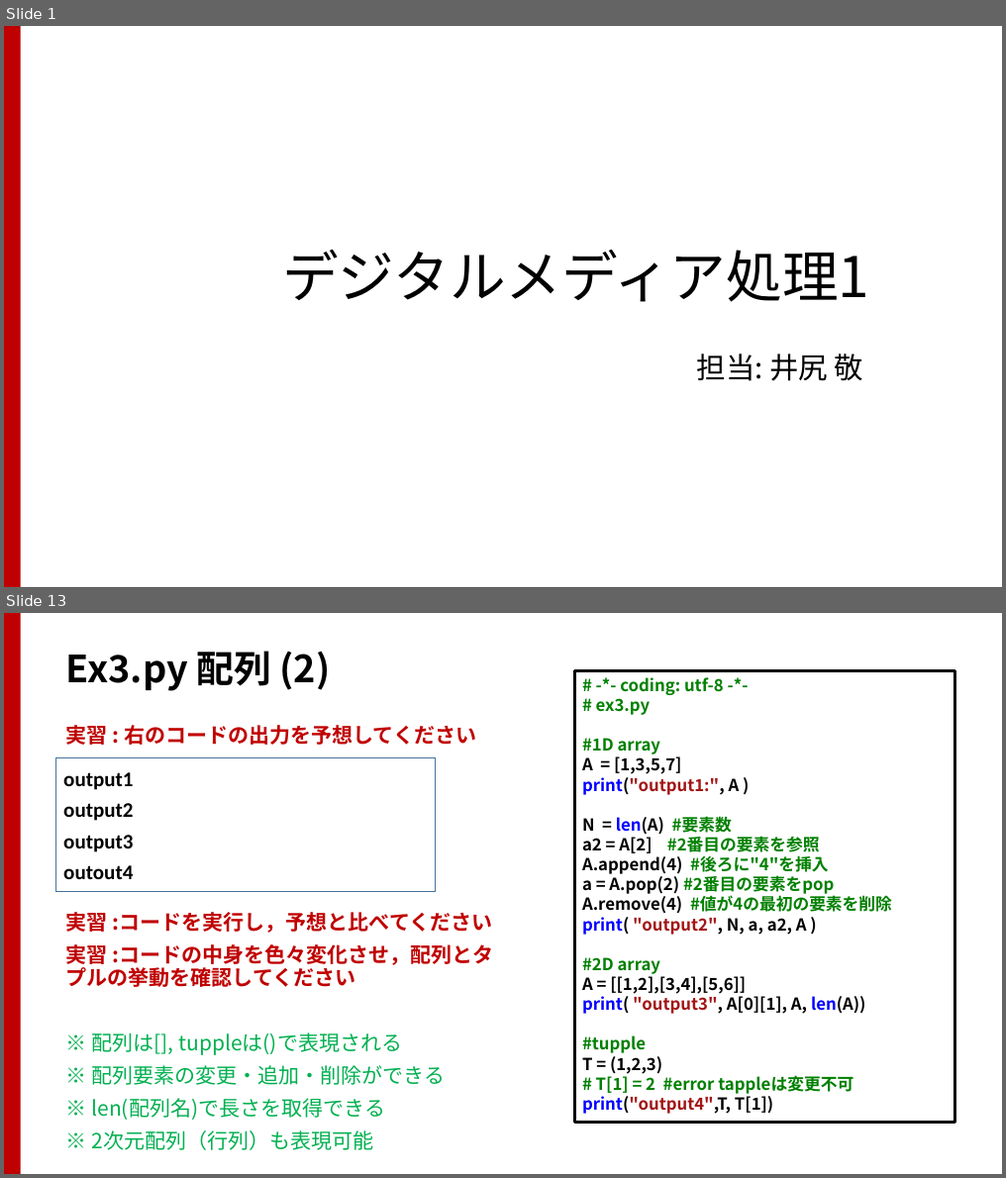
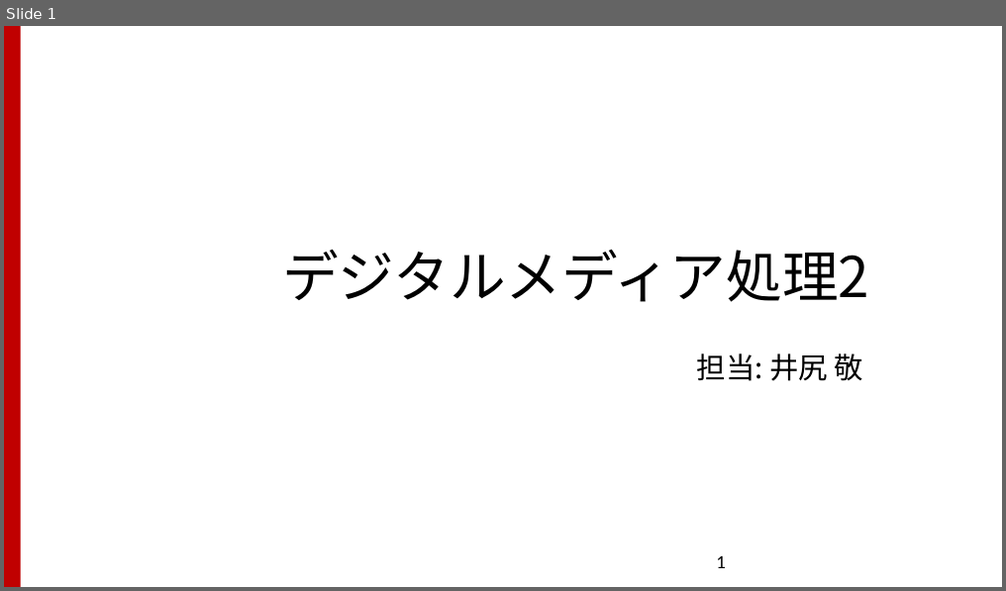
Before and after one commit to TakashiIjiri/TakashiIjiri.github.io, a slide deck: classes/dm2018_2/dm2_7.pptx. Shown one above the other, each under a label of ours: slides 1 and 13 before the commit, slide 1 after it; the slides between them are not shown. The pictures are 1006x1178 and 1006x591 pixels, drawn with LibreOffice and Linux fonts; fonts in the diff are those of the drawing. Boxes give left, top, right and bottom in pixels: in the first picture for what was removed or moved away, otherwise in the second. Text is boxed around its words. In the diff, an @@ line names an element or a change of style, - is before the commit and + after.

```diff
--- a/classes/dm2018_2/dm2_7.pptx
+++ b/classes/dm2018_2/dm2_7.pptx
@@ slide 13 removed at box(4, 613, 1002, 1174), background #FFFFFF; not listed: 1 template element that a slide beside it also shows @@
@@ title removed at box(66, 651, 331, 691) @@
-Ex3.py 配列 (2)
@@ rectangle removed at box(575, 671, 955, 1122) @@
-# -*- coding: utf-8 -*-
-# ex3.py
-#1D array
-A = [1,3,5,7]
-print("output1:", A )
-N = len(A) #要素数
-a2 = A[2] #2番目の要素を参照
-A.append(4) #後ろに"4"を挿入
-a = A.pop(2) #2番目の要素をpop
-A.remove(4) #値が4の最初の要素を削除
-print( "output2", N, a, a2, A )
-#2D array
-A = [[1,2],[3,4],[5,6]]
-print( "output3", A[0][1], A, len(A))
-#tupple
-T = (1,2,3)
-# T[1] = 2 #error tappleは変更不可
-print("output4",T, T[1])
@@ text removed at box(66, 725, 494, 1151) @@
-実習 : 右のコードの出力を予想してください
-実習 :コードを実行し，予想と比べてください
-実習 :コードの中身を色々変化させ，配列とタプルの挙動を確認してください
-※ 配列は[], tuppleは()で表現される
-※ 配列要素の変更・追加・削除ができる
-※ len(配列名)で長さを取得できる
-※ 2次元配列（行列）も表現可能
@@ rectangle removed at box(56, 759, 436, 892) @@
-output1
-output2
-output3
-outout4
@@ slide 1 changed as well @@
@@ title at box(282, 250, 869, 302): text changed @@
-デジタルメディア処理1
+デジタルメディア処理2
@@ page number added at box(716, 557, 726, 569), 18 pt, text #000000 @@
+1
```
Also in this commit, not shown: 47 slides added, 25 other slides removed, 14 other files.
